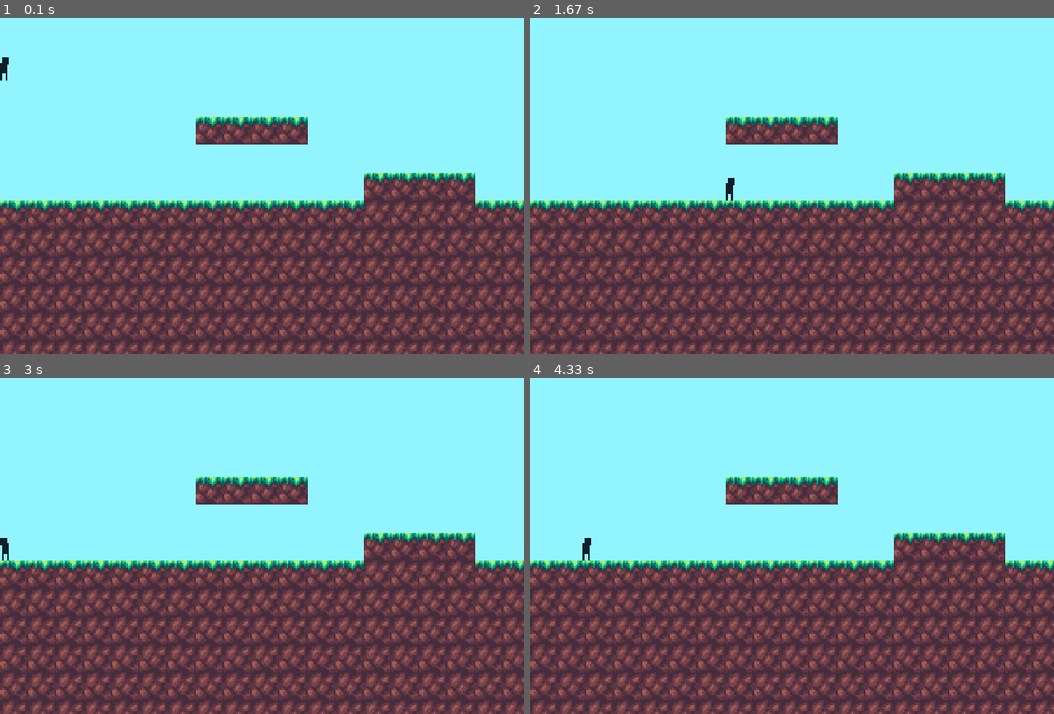
Above: before the commit, frames 1-4 (two rows, left to right).
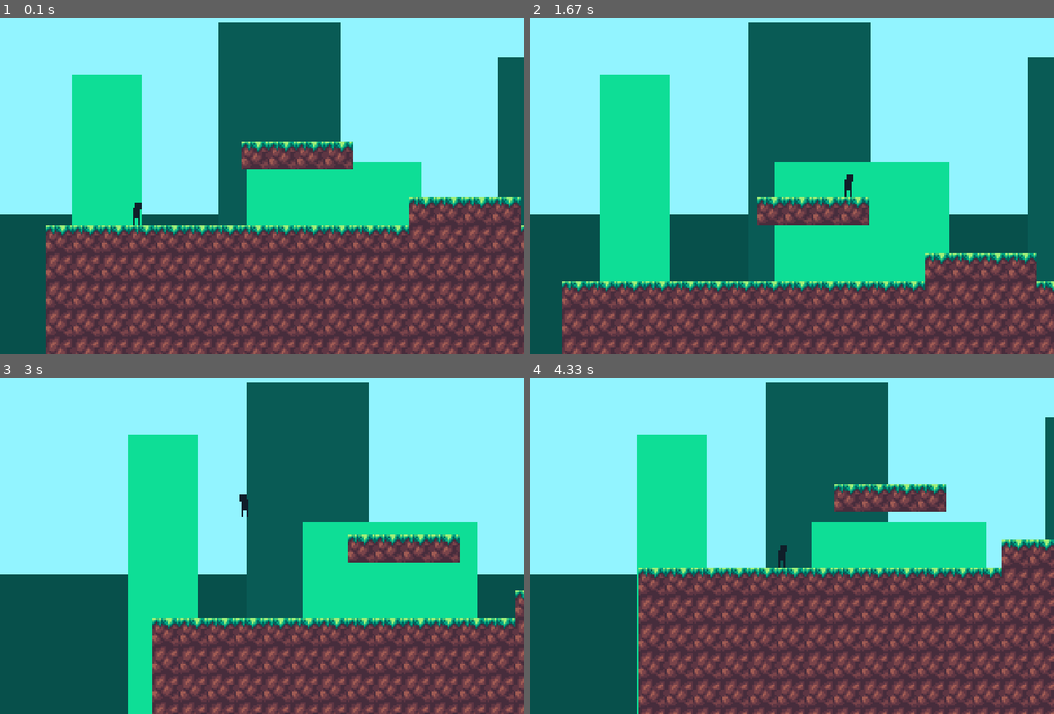
Above: after the commit, the same moments.

Repository: CuboMagico/pygame-tutorial-dafluffypotato
Game: pygame game, started from main.py
The game is run twice, just before and just after one commit, with the same random seed, the same clock (stepped at 60 frames per second) and the same inputs.
Inputs:
- Up to frame 1 (0.1 s): no input
- Up to frame 2 (1.67 s): hold D 0.33-0.8 s; hold W 0.83-1.13 s; hold D 1.17-1.63 s
- Up to frame 3 (3 s): hold A 1.67-2.2 s; hold A 2.23-2.63 s; hold W from 2.67 s (still down)
- Up to frame 4 (4.33 s): release W at 3.03 s; hold D 3.07-3.7 s; hold A 3.73-4.2 s; hold D from 4.23 s (still down)

The runs differ from the first frame. In frame 1, 48% of the frame differs, in the area x 0-100%, y 1-100%; in frame 2, 56%; in frame 3, 54%; in frame 4, 50%.

Commit message:
Final do quarto vídeo

Diff:
--- a/constants.py
+++ b/constants.py
@@ -14,22 +14,34 @@
 
 SKY_BLUE = (146, 244, 255)
 
+BACKGRUND_LIME_GREEN_STANDARD = (7, 80, 75)
+
+BACKGRUND_LIME_GREEN_PRIMARY = (14, 222, 150)
+BACKGRUND_LIME_GREEN_SECONDARY = (9, 91, 85)
 
 
-# Mapa
 
-MAP = [
-    [ "0", "0", "0", "0", "0", "0", "0", "0", "0", "0", "0", "0", "0", "0", "0", "0", "0", "0", "0", "0", "0", ],
-    [ "0", "0", "0", "0", "0", "0", "0", "0", "0", "0", "0", "0", "0", "0", "0", "0", "0", "0", "0", "0", "0", ],
-    [ "0", "0", "0", "0", "0", "0", "0", "0", "0", "0", "0", "0", "0", "0", "0", "0", "0", "0", "0", "0", "0", ],
-    [ "0", "0", "0", "0", "0", "0", "0", "0", "0", "0", "0", "0", "0", "0", "0", "0", "0", "0", "0", "0", "0", ],
-    [ "0", "0", "0", "0", "0", "0", "0", "1", "1", "1", "1", "0", "0", "0", "0", "0", "0", "0", "0", "0", "0", ],
-    [ "0", "0", "0", "0", "0", "0", "0", "0", "0", "0", "0", "0", "0", "0", "0", "0", "0", "0", "0", "0", "0", ],
-    [ "0", "0", "0", "0", "0", "0", "0", "0", "0", "0", "0", "0", "0", "1", "1", "1", "1", "0", "0", "0", "0", ],
-    [ "1", "1", "1", "1", "1", "1", "1", "1", "1", "1", "1", "1", "1", "2", "2", "2", "2", "1", "1", "1", "1", ],
-    [ "2", "2", "2", "2", "2", "2", "2", "2", "2", "2", "2", "2", "2", "2", "2", "2", "2", "2", "2", "2", "2", ],
-    [ "2", "2", "2", "2", "2", "2", "2", "2", "2", "2", "2", "2", "2", "2", "2", "2", "2", "2", "2", "2", "2", ],
-    [ "2", "2", "2", "2", "2", "2", "2", "2", "2", "2", "2", "2", "2", "2", "2", "2", "2", "2", "2", "2", "2", ],
-    [ "2", "2", "2", "2", "2", "2", "2", "2", "2", "2", "2", "2", "2", "2", "2", "2", "2", "2", "2", "2", "2", ],
-    [ "2", "2", "2", "2", "2", "2", "2", "2", "2", "2", "2", "2", "2", "2", "2", "2", "2", "2", "2", "2", "2", ]
+# Objects
+
+BACKGROUND = [
+    [0.25, [
+            120, 10, 70, 400
+        ]
+    ],
+    [0.25, [
+            280, 30, 40, 400
+        ]
+    ],
+    [0.5, [
+            30, 40, 40, 400
+        ]
+    ],
+    [0.5, [
+            130, 90, 100, 400
+        ]
+    ],
+    [0.5, [
+            300, 80, 120, 400
+        ]
+    ]
 ]
--- a/main.py
+++ b/main.py
@@ -1,4 +1,3 @@
-from math import ceil, floor
 import pygame, sys
 from pygame.locals import *
 
@@ -21,7 +20,7 @@
 
 player = pygame.image.load("./images/player.png")
 player.set_colorkey(COLOR_KEY)
-player_rect = pygame.rect.Rect(0, 0, player.get_width(), player.get_height())
+player_rect = pygame.rect.Rect(50, 100, player.get_width(), player.get_height())
 
 grass = pygame.image.load("./images/grass.png")
 dirt = pygame.image.load("./images/dirt.png")
@@ -31,7 +30,13 @@
 momentum = VERTICAL_MOMENTUM
 air_timer = 0
 
+scroll = [0, 0]
+true_scroll = [0, 0]
+
 moving_left = moving_right = False
+
+
+
 
 
 def collision_test (rect : Rect, tiles : List[Rect]) -> List[Rect] :
@@ -74,22 +79,52 @@
     return rect, collision_types
 
 
+def load_map (map : str) -> List[str] :
+    with open(f"./{map}.txt", "r") as file:
+        map = file.read().split("\n")
+        game_map = []
+
+        for row in map :
+            game_map.append(list(row))
+        file.close()
+
+        return game_map
+
+
 run = True
 while run :
 
 
-    # Preenchimento de fundo
+    # Preenchimento de fundo e paralax
 
     display.fill(SKY_BLUE)
 
-
+    pygame.draw.rect(display, BACKGRUND_LIME_GREEN_STANDARD, pygame.Rect(0, 120, 300, 80))
+    for item in BACKGROUND :
+        obj_back_speed = item[0]
+        obj_rect = pygame.rect.Rect(item[1][0] - scroll[0] * obj_back_speed, item[1][1], item[1][2], item[1][3])
+
+        if item[0] == 0.5 :
+            pygame.draw.rect(display, BACKGRUND_LIME_GREEN_PRIMARY, obj_rect)
+
+        else :
+            pygame.draw.rect(display, BACKGRUND_LIME_GREEN_SECONDARY, obj_rect)
+
+
+    # Câmera
+
+    true_scroll[0] += (player_rect.x - true_scroll[0] - RESOLUTION[0] / 2) / 20
+    true_scroll[1] += (player_rect.y - true_scroll[1] - RESOLUTION[1] / 2) / 20
+
+    scroll[0] = int(true_scroll[0])
+    scroll[1] = int(true_scroll[1])
 
     # Renderização do mapa
 
     hit_list = []
 
     y_tile = 0
-    for row in MAP :
+    for row in load_map("map") :
         x_tile = 0
 
         for tile in row :
@@ -97,10 +132,10 @@
                 hit_list.append(pygame.rect.Rect(x_tile, y_tile, 16, 16))
 
             if tile == "1" :
-                display.blit(grass, (x_tile, y_tile))
+                display.blit(grass, (x_tile - scroll[0], y_tile - scroll[1]))
 
             elif tile == "2" :
-                display.blit(dirt, (x_tile, y_tile))
+                display.blit(dirt, (x_tile - scroll[0], y_tile - scroll[1]))
 
 
             x_tile += 16
@@ -111,8 +146,6 @@
     # Movimentação do player
 
     player_movement = [0, 0]
-
-    print(momentum)
 
 
     if moving_right :
@@ -127,7 +160,6 @@
 
 
 
-
     # Eventos e captura de teclas
 
     for event in pygame.event.get() :
@@ -173,7 +205,7 @@
 
     # Renderização na tela
 
-    display.blit(player, (player_rect.x, player_rect.y))
+    display.blit(player, (player_rect.x - scroll[0], player_rect.y - scroll[1]))
     screen.blit(pygame.transform.scale(display, WINDOW_SIZE), (0, 0))
 
     # Configurações
--- /dev/null
+++ b/map.txt
@@ -0,0 +1,14 @@
+
+000000000000000000000000000000000000000000
+000000000000000000000000000000000000000000
+000000000000000000000000000000000000000000
+000000000000000000000000000000000000000000
+000000011110000000000000000000000000000000
+000000000000000000000000000000000000000000
+000000000000011110000000000111111000000000
+111111111111122221111000000222222220000000
+222222222222222222222000002222200000000000
+222222222222222222222000000000000000000000
+222222222222222222222000000000000000000000
+222222222222222222222000000000000000000000
+222222222222222222222000000000000000000000
